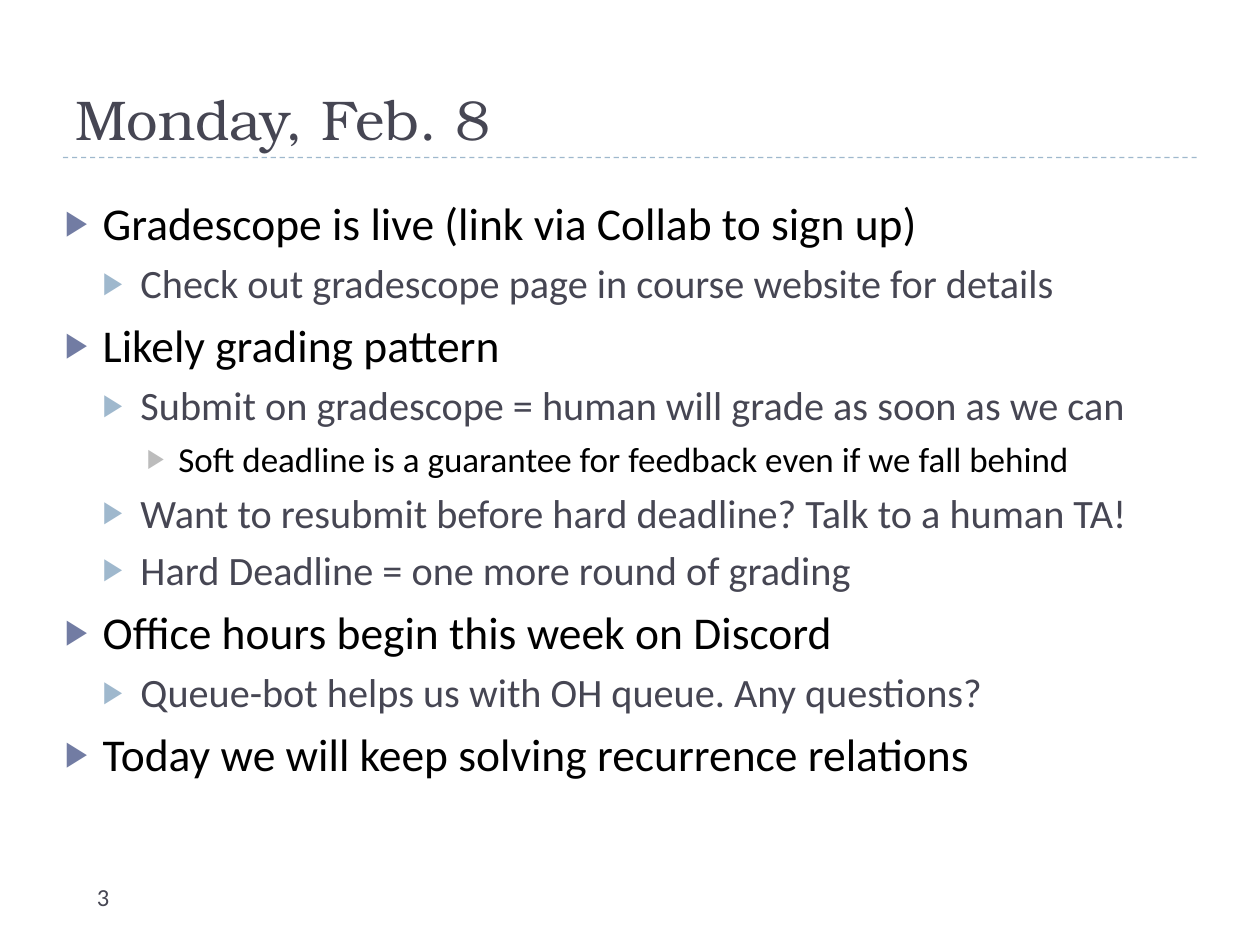
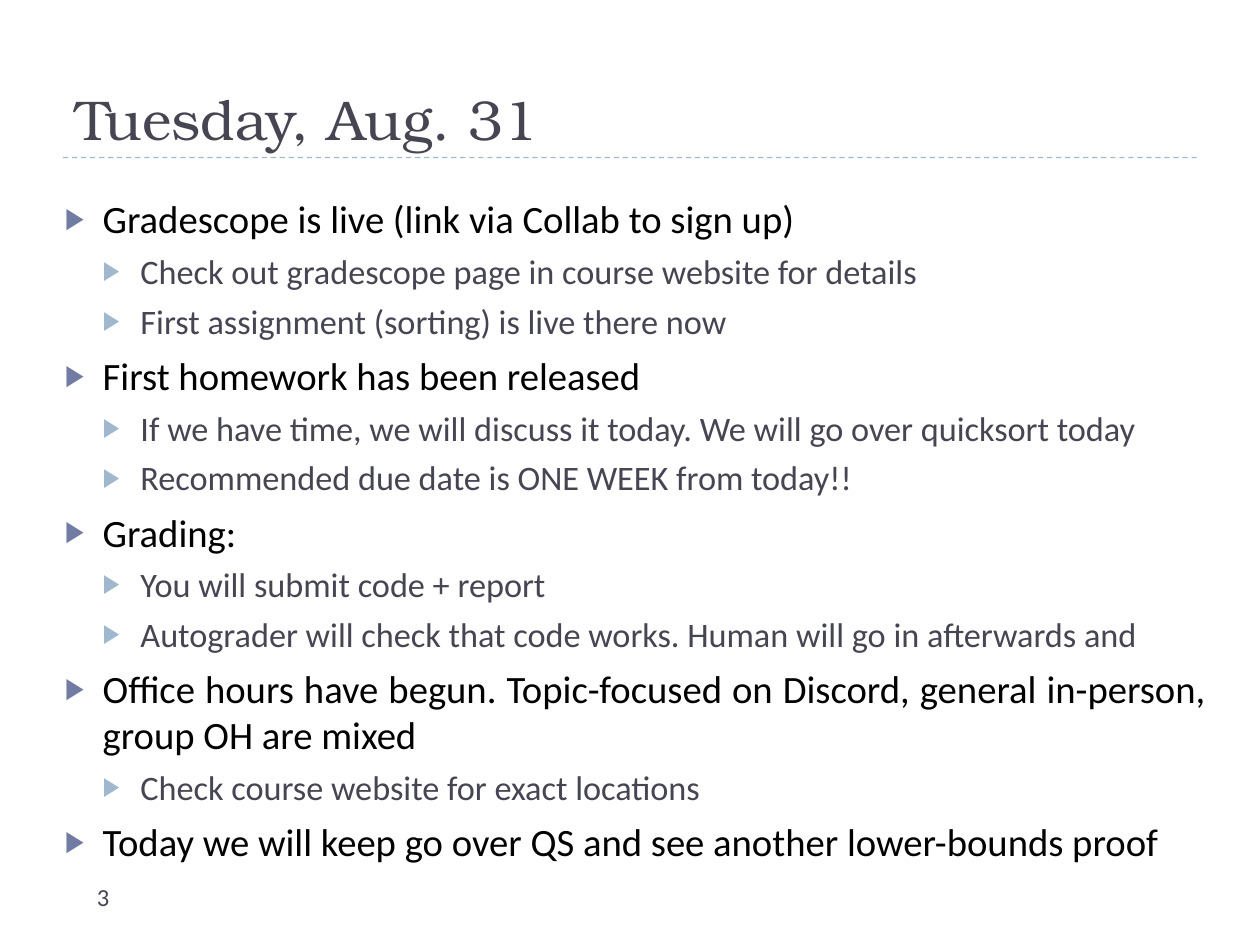
Before and after one commit to uva-cs/cs4102-f21, a slide deck: slide 3 of slides/dailyannouncements_mf.pptx. Drawn at 1260x945 pixels with LibreOffice and Linux fonts; fonts in the diff are those of the drawing. Boxes give left, top, right and bottom in pixels: in the first picture for what was removed or moved away, otherwise in the second. Text is boxed around its words. In the diff, an @@ line names an element or a change of style, - is before the commit and + after.

```diff
--- a/slides/dailyannouncements_mf.pptx
+++ b/slides/dailyannouncements_mf.pptx
@@ title at box(75, 100, 538, 153): text changed @@
-Monday, Feb. 8
+Tuesday, Aug. 31
@@ text at box(103, 205, 916, 290): size 26 to 22.1 pt in "Gradescope is live (link via Collab to ..."; size 23 to 19.6 pt in "Check out gradescope page in course website ..." @@
@@ text at box(103, 309, 1206, 863): text changed; size 23 to 19.6 pt @@
-▶ Likely grading pattern
-  ▶ Submit on gradescope = human will grade as soon as we can
-    ▶ Soft deadline is a guarantee for feedback even if we fall behind
-  ▶ Want to resubmit before hard deadline? Talk to a human TA!
-  ▶ Hard Deadline = one more round of grading
-▶ Office hours begin this week on Discord
-  ▶ Queue-bot helps us with OH queue. Any questions?
-▶ Today we will keep solving recurrence relations
+  ▶ First assignment (sorting) is live there now
+▶ First homework has been released
+  ▶ If we have time, we will discuss it today. We will go over quicksort today
+  ▶ Recommended due date is ONE WEEK from today!!
+▶ Grading:
+  ▶ You will submit code + report
+  ▶ Autograder will check that code works. Human will go in afterwards and
+▶ Office hours have begun. Topic-focused on Discord, general in-person, group OH are mixed
+  ▶ Check course website for exact locations
+▶ Today we will keep go over QS and see another lower-bounds proof
```
Also in this commit, not shown: 21 slides removed.
